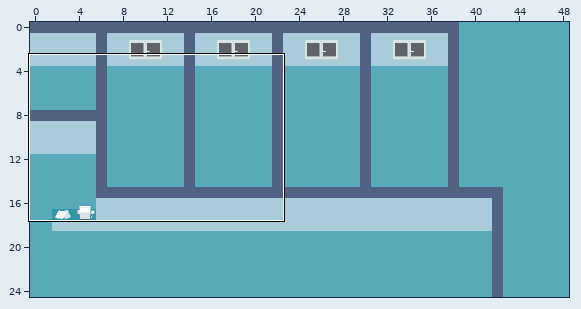
An edit to a level. Tiled map, resources/level/hospital.tmx. The first picture is a wide view before the edit; the outline marks the close-up.
Close-up. Before the commit:
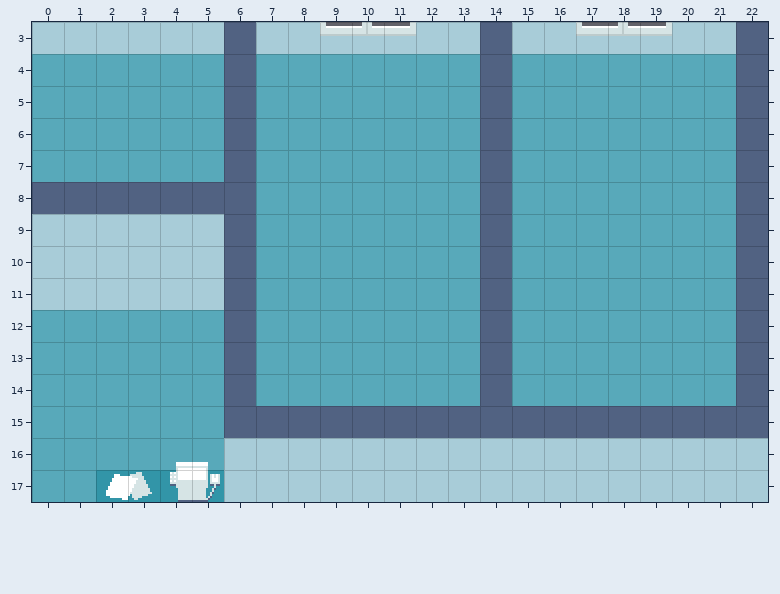
Cells are 16x16 px. Shown: x 0..22, y 3..17.
And afterwards:
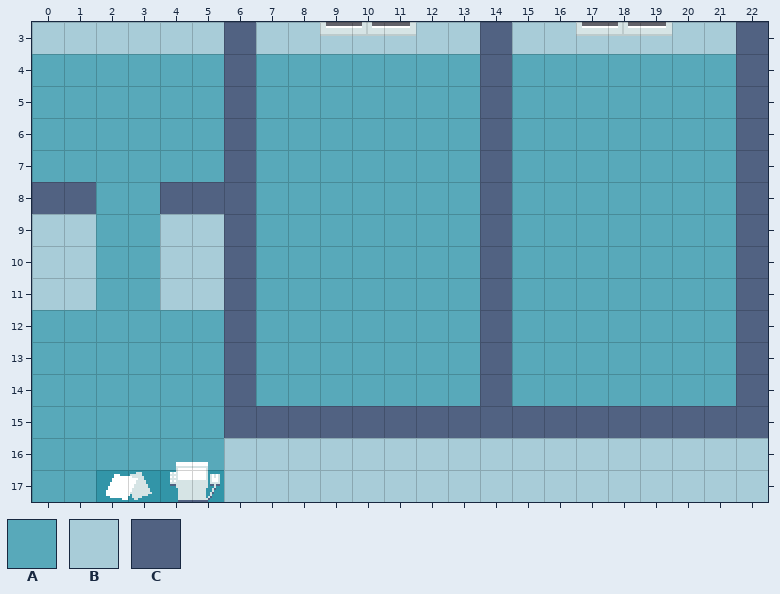
Key: from "sprites": A 0, B 1, C 11.
_ is an empty cell, . an unchanged one.
Change:
--- layer "Walls"
@@ x 2..3 @@
- 8 CC
- 9 BB
-10 BB
-11 BB
+ 8 AA
+ 9 AA
+10 AA
+11 AA
